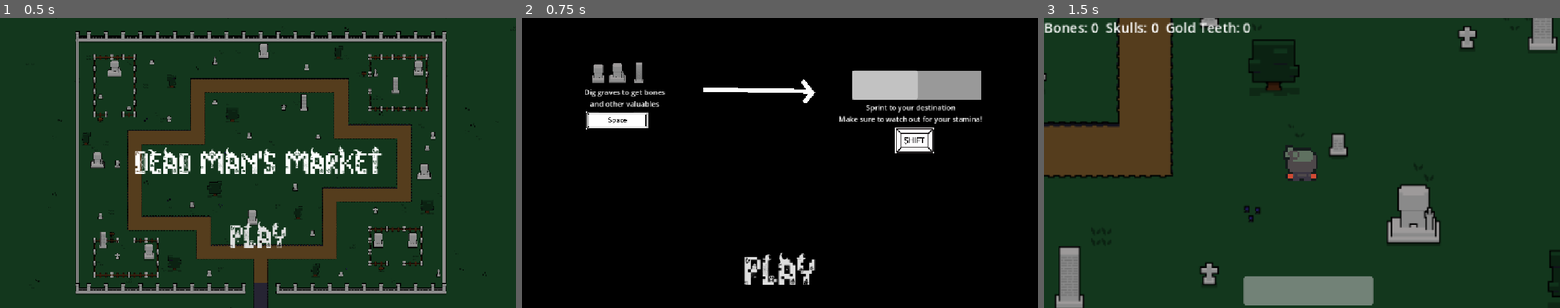
Above: before the commit, frames 1-3 (left to right).
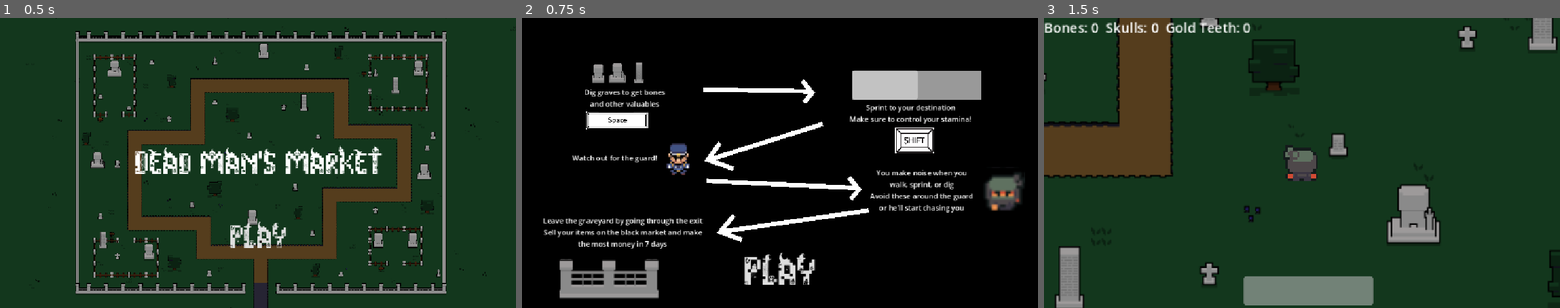
Above: after the commit, the same moments.

Repository: Astern27/Bare-Bones-Game
Game: Godot game, scene res://Levels/title_screen.tscn
Same seed, same stepped clock (60 frames per second), same inputs: the game is played once before the commit and once after it.
Inputs:
- Up to frame 1 (0.5 s): no input
- Up to frame 2 (0.75 s): click "Play" at 0.5 s
- Up to frame 3 (1.5 s): click "Play" at 1.25 s

Frame 1 is identical in both runs. In frame 2, 6.8% of the frame differs, in the area x 4-98%, y 33-97%; in frame 3, nothing differs.

Commit message:
Totorial

Diff:
--- a/Levels/tutorial.tscn
+++ b/Levels/tutorial.tscn
@@ -5,6 +5,8 @@
 [ext_resource type="Texture2D" uid="uid://e2ve8ena5nm2" path="res://Sprites/graveyard.png" id="3_0xeif"]
 [ext_resource type="Texture2D" uid="uid://dj5qxb7y8s7jl" path="res://Sprites/space.jpg" id="4_gdvy0"]
 [ext_resource type="Texture2D" uid="uid://cpxgpkccrjh5j" path="res://Sprites/shift.png" id="5_hga2d"]
+[ext_resource type="Texture2D" uid="uid://dks3ecy45cg33" path="res://Sprites/Guard-Walk.png" id="6_e312d"]
+[ext_resource type="Texture2D" uid="uid://b7c6t6t0ubej" path="res://Sprites/SpriteSheet.png" id="7_j0mkc"]
 
 [sub_resource type="StyleBoxFlat" id="StyleBoxFlat_hga2d"]
 
@@ -73,7 +75,7 @@
 offset_right = 459.0
 offset_bottom = -61.0
 text = "Sprint to your destination
-Make sure to watch out for your stamina!"
+Make sure to control your stamina!"
 horizontal_alignment = 1
 autowrap_mode = 3
 
@@ -82,4 +84,67 @@
 scale = Vector2(0.14081882, 0.14081882)
 texture = ExtResource("5_hga2d")
 
+[node name="Line2D2" type="Line2D" parent="." unique_id=43755632]
+position = Vector2(-191, -172)
+rotation = 2.7662466
+points = PackedVector2Array(-235, -184, 30.715912, -165.24387, -13, -204, 32.57666, -164.51067, -6.4742126, -139.05426)
+
+[node name="Sprite2D5" type="Sprite2D" parent="." unique_id=147034113]
+position = Vector2(-227.00002, -10.411285)
+scale = Vector2(1.8548387, 1.8548387)
+texture = ExtResource("6_e312d")
+region_enabled = true
+region_rect = Rect2(0, 0, 31.666687, 47.909096)
+
+[node name="Label3" type="Label" parent="." unique_id=990903989]
+offset_left = -464.0
+offset_top = -23.41129
+offset_right = -274.0
+offset_bottom = 7.588711
+text = "Watch out for the guard!"
+horizontal_alignment = 1
+
+[node name="Line2D3" type="Line2D" parent="." unique_id=722547504]
+position = Vector2(167, 236)
+points = PackedVector2Array(-330, -196, 5, -180, -13, -204, 9, -177, -9, -155)
+
+[node name="Sprite2D6" type="Sprite2D" parent="." unique_id=2092344048]
+position = Vector2(498, 62)
+scale = Vector2(6.0441184, 6.044118)
+texture = ExtResource("7_j0mkc")
+region_enabled = true
+region_rect = Rect2(0, 48.15792, 16.162088, 17.41896)
+
+[node name="Label4" type="Label" parent="." unique_id=1646941748]
+offset_left = 199.0
+offset_top = 10.0
+offset_right = 434.0
+offset_bottom = 137.0
+text = "You make noise when you walk, sprint, or dig
+Avoid these around the guard or he'll start chasing you"
+horizontal_alignment = 1
+autowrap_mode = 3
+
+[node name="Line2D4" type="Line2D" parent="." unique_id=204975457]
+position = Vector2(-88.000015, 21)
+rotation = 2.7662466
+points = PackedVector2Array(-235, -184, 91.55457, -106.8773, 52.564613, -141.58728, 90.6242, -107.24389, 49.14878, -83.81764)
+
+[node name="Sprite2D7" type="Sprite2D" parent="." unique_id=588790154]
+position = Vector2(-385.99997, 264)
+scale = Vector2(2.9848485, 2.9848485)
+texture = ExtResource("3_0xeif")
+region_enabled = true
+region_rect = Rect2(268.46695, 175.82793, 84.333405, 33.063828)
+
+[node name="Label5" type="Label" parent="." unique_id=1850825389]
+offset_left = -541.0
+offset_top = 117.0
+offset_right = -161.0
+offset_bottom = 205.0
+text = "Leave the graveyard by going through the exit
+Sell your items on the black market and make the most money in 7 days"
+horizontal_alignment = 1
+autowrap_mode = 3
+
 [connection signal="pressed" from="Button" to="Button" method="_on_pressed"]
